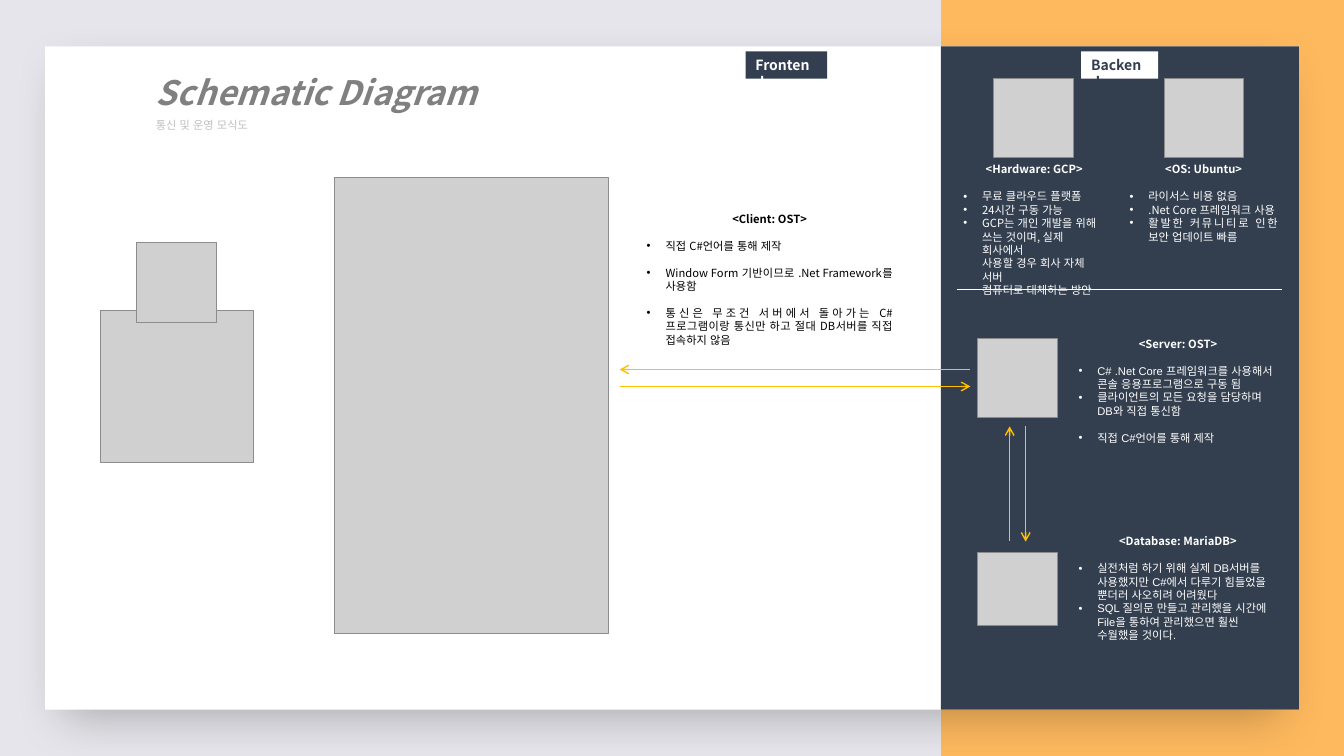
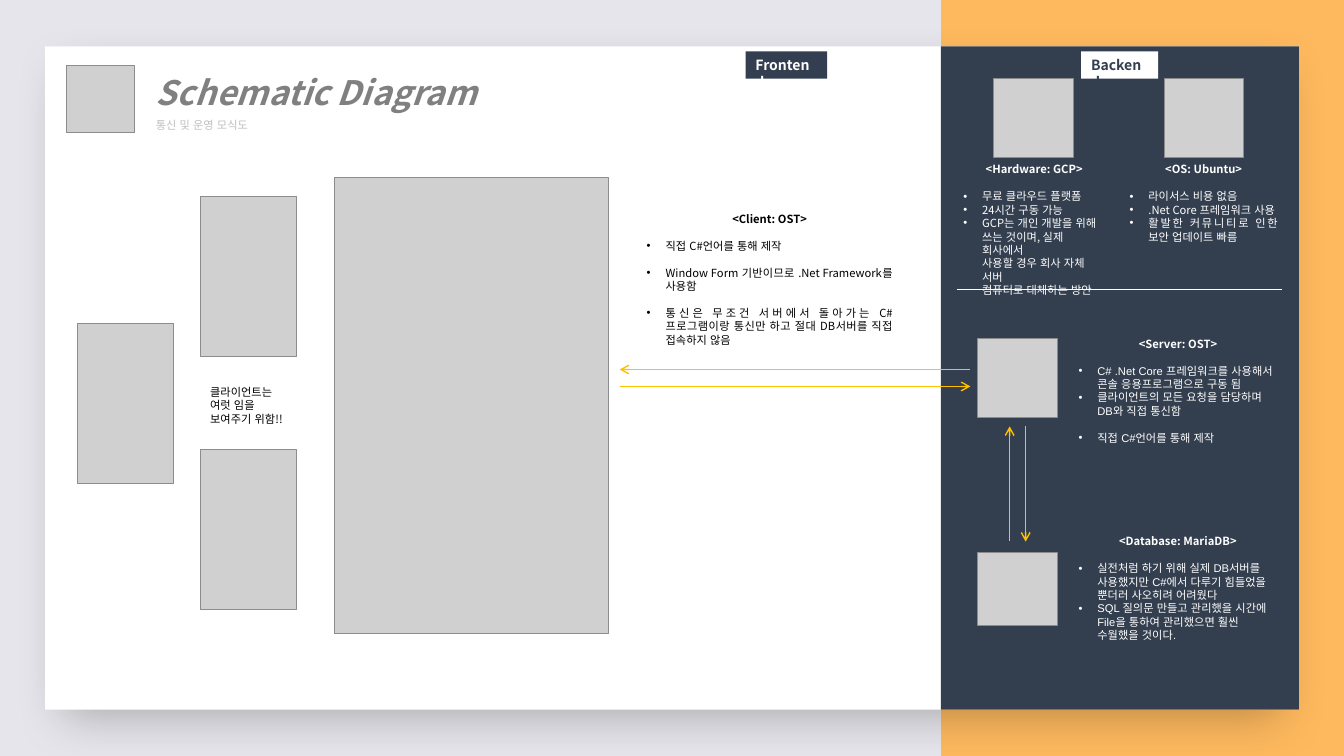
Before and after one commit to KwDrama/OST, a slide deck: slide 4 of Document/OSS_Team5_Project_Final.pptx. Drawn at 1344x756 pixels with LibreOffice and Linux fonts; fonts in the diff are those of the drawing; grey boxes stand for pictures. Boxes give left, top, right and bottom in pixels: in the first picture for what was removed or moved away, otherwise in the second. Text is boxed around its words. In the diff, an @@ line names an element or a change of style, - is before the commit and + after.

```diff
--- a/Document/OSS_Team5_Project_Final.pptx
+++ b/Document/OSS_Team5_Project_Final.pptx
@@ picture added at [67, 66, 134, 133] @@
@@ picture added at [201, 197, 296, 357] @@
@@ picture removed at [137, 243, 217, 323] @@
@@ picture added at [78, 324, 173, 484] @@
@@ picture removed at [101, 311, 254, 464] @@
@@ text added at [210, 386, 283, 424], 8 pt, text #000000 @@
+클라이언트는 여럿 임을
+보여주기 위함!!
@@ picture added at [201, 450, 296, 610] @@
```
Also in this commit, not shown: 3 other slides changed, 15 slides added, 1 slide removed, 4 other files.
